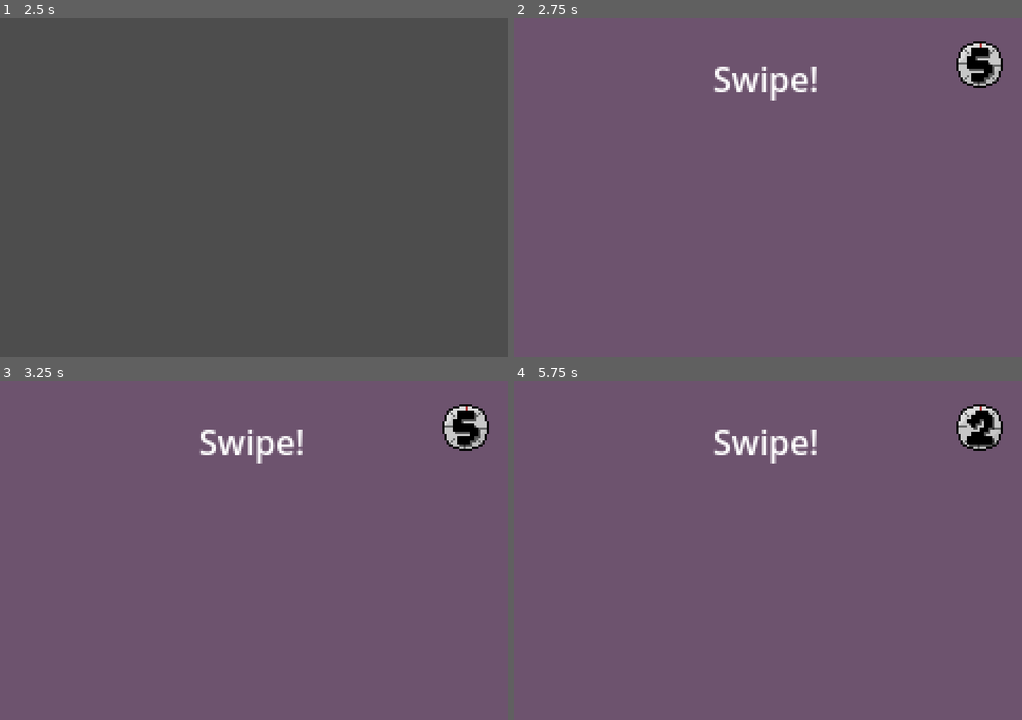
Above: before the commit, frames 1-4 (two rows, left to right).
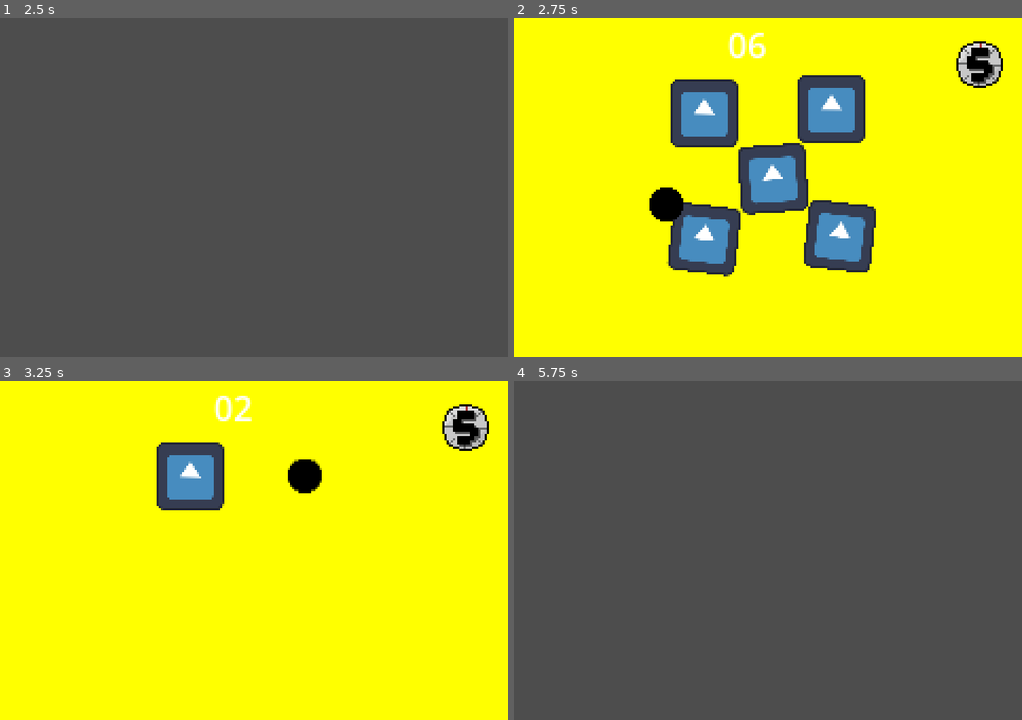
Above: after the commit, the same moments.

Repository: emmetl913/GMTK2024
Game: Godot game, scene res://menus/MainMenu.tscn
Same seed, same stepped clock (60 frames per second), same inputs: the game is played once before the commit and once after it. The engine's default icon, where the game draws it, is replaced by a stand-in: a white triangle on a blue panel in a dark square.
Inputs (mouse positions are in pixels of both pictures, inside the frame that each line leads up to):
- Up to frame 1 (2.5 s): click "Start" at 0.5 s; tap Enter at 1.25 s; move the mouse to (365, 170) at 1.27 s; hold S (S) 1.28-2.03 s; tap W (W) at 1.55, 2.1 s; tap Space at 2 s; move the mouse to (152, 204) at 2.02 s; tap S (S) at 2.3 s
- Up to frame 2 (2.75 s): no input
- Up to frame 3 (3.25 s): move the mouse to (304, 475) at 2.77 s; press the mouse at (304, 475) at 2.78 s; tap W (W) at 3.05 s
- Up to frame 4 (5.75 s): tap Enter at 3.5 s; move the mouse to (742, 618) at 3.52 s; release the mouse at (742, 618) at 3.53 s; tap S (S) at 3.6, 5.1 s; move the mouse to (920, 601) at 4.27 s; hold W (W) 4.28-5.03 s; move the mouse to (615, 499) at 5.02 s

Frame 1 is identical in both runs. In frame 2, 99% of the frame differs, in the area x 0-100%, y 0-100%; in frame 3, 99%; in frame 4, 100%.

Commit message:
Cleaning game done

Diff:
--- a/games/CleaningGame/CleaningGame.gd
+++ b/games/CleaningGame/CleaningGame.gd
@@ -1,18 +1,32 @@
 extends Base_Game
 
-var count
+var count : int = 0
+var total_offscreen : int = 0
+var has_won : bool = false
 
 # Called when the node enters the scene tree for the first time.
 func _ready():
-	pass # Replace with function body.
+	timers = [5, 4, 3, 2]
+	$Label.text = "%02d" % count
 
 
 # Called every frame. 'delta' is the elapsed time since the previous frame.
 func _process(delta):
 	$CharacterBody2D.position = get_global_mouse_position()
+	if count <= 1 and not has_won:
+		$WinTimeout.start()
+		has_won = true
 
 
-func _on_area_2d_area_entered(area):
-	for i in get_overlapping_areas():
-		if area.is_in_group("trash"):
-			count += 1
+func _on_area_2d_body_entered(body):
+	count += 1
+	$Label.text = "%02d" % count
+
+
+func _on_area_2d_body_exited(body):
+	count -= 1
+	$Label.text = "%02d" % count
+
+
+func _on_win_timeout_timeout():
+	super.onWin()
--- a/games/CleaningGame/CleaningGame.tscn
+++ b/games/CleaningGame/CleaningGame.tscn
@@ -19,6 +19,8 @@
 color = Color(1, 1, 0, 1)
 
 [node name="Area2D" type="Area2D" parent="."]
+collision_layer = 3
+collision_mask = 3
 
 [node name="CollisionShape2D" type="CollisionShape2D" parent="Area2D"]
 position = Vector2(120, 76.5)
@@ -61,4 +63,16 @@
 [node name="CollisionShape2D" type="CollisionShape2D" parent="CharacterBody2D"]
 shape = SubResource("CircleShape2D_5unxk")
 
+[node name="Label" type="Label" parent="."]
+offset_left = 101.0
+offset_top = 1.0
+offset_right = 141.0
+offset_bottom = 24.0
+
+[node name="WinTimeout" type="Timer" parent="."]
+one_shot = true
+
 [connection signal="area_entered" from="Area2D" to="." method="_on_area_2d_area_entered"]
+[connection signal="body_entered" from="Area2D" to="." method="_on_area_2d_body_entered"]
+[connection signal="body_exited" from="Area2D" to="." method="_on_area_2d_body_exited"]
+[connection signal="timeout" from="WinTimeout" to="." method="_on_win_timeout_timeout"]
--- a/worlds/MicroGamePlayer.gd
+++ b/worlds/MicroGamePlayer.gd
@@ -32,6 +32,7 @@
 	gameScenes.append(preload("res://games/CrackingGame/CrackingGame.tscn"))
 	gameScenes.append(preload("res://games/IcingGame/IcingGame.tscn"))
 	gameScenes.append(preload("res://games/WipingGame/WipingGame.tscn"))
+	gameScenes.append(preload("res://games/CleaningGame/CleaningGame.tscn"))
 
 func startGame(gameID: int):
 	game_inst = gameScenes[gameID].instantiate()
